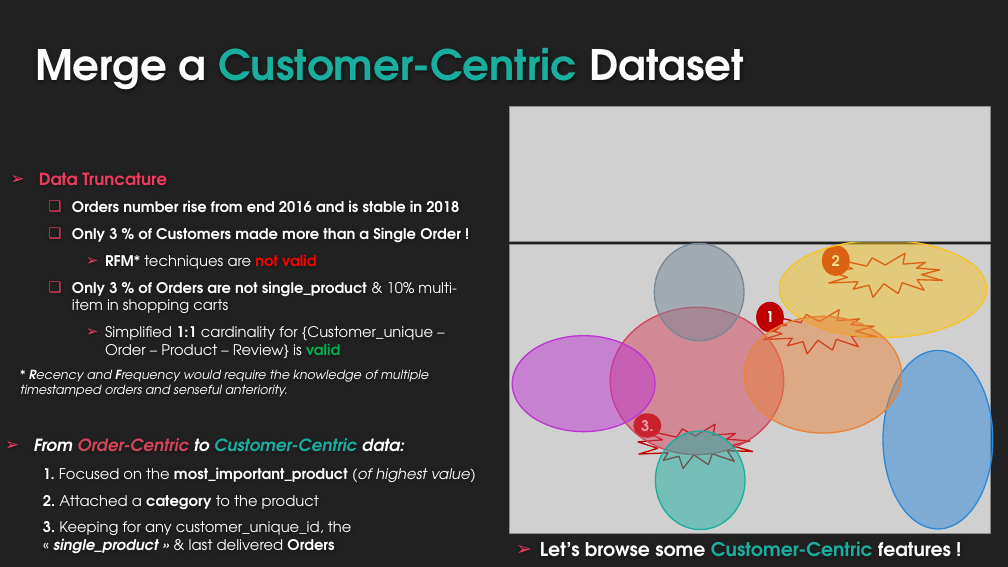
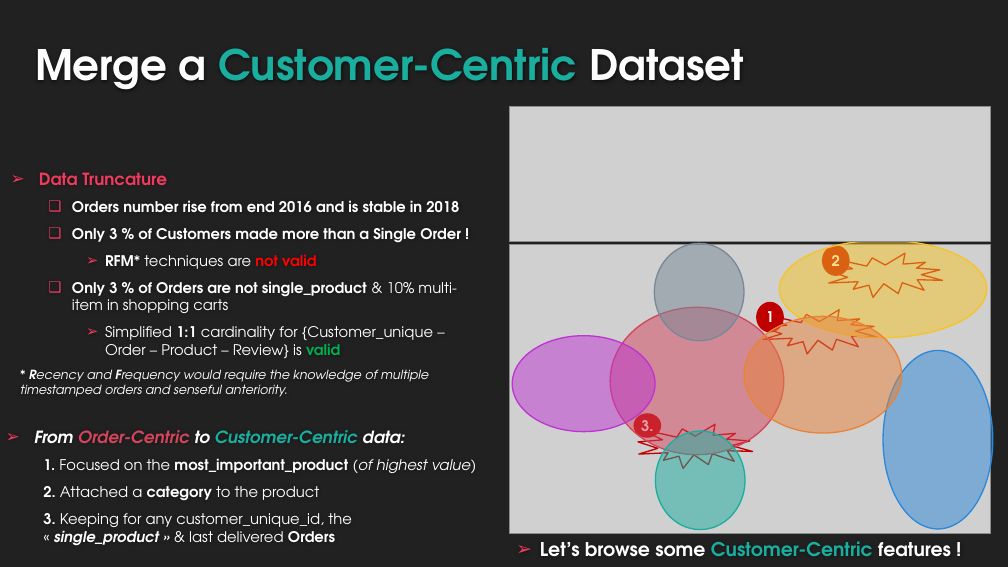
Before and after one commit to EtienneLardeur/P5_CustomerSegmentation, a slide deck: slide 2 of P5Olist_Présentation_initiale.pptx. Drawn at 1008x567 pixels with LibreOffice and Linux fonts; fonts in the diff are those of the drawing; grey boxes stand for pictures; background and template pictures are left out. Boxes give left, top, right and bottom in pixels: in the first picture for what was removed or moved away, otherwise in the second. Text is boxed around its words. In the diff, an @@ line names an element or a change of style, - is before the commit and + after.

```diff
--- a/P5Olist_Présentation_initiale.pptx
+++ b/P5Olist_Présentation_initiale.pptx
@@ text "From Order-Centric to Customer-Centric data:": place and size @@
-text "From Order-Centric to Customer-Centric data:" at [34,438,476,554]
+text "From Order-Centric to Customer-Centric data:" at [34,430,477,545]
```
Also in this commit, not shown: 5 other slides changed, 2 slides added, 1 slide removed.
